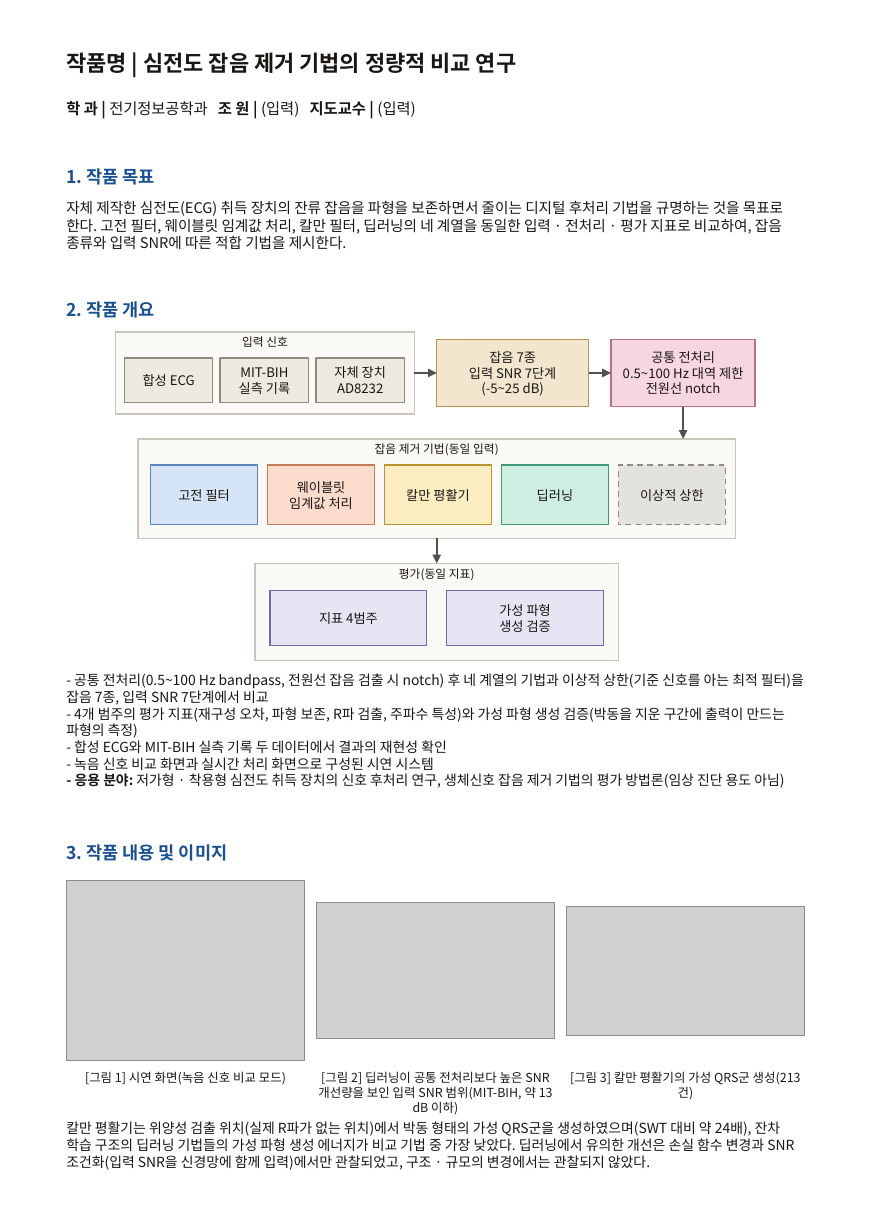
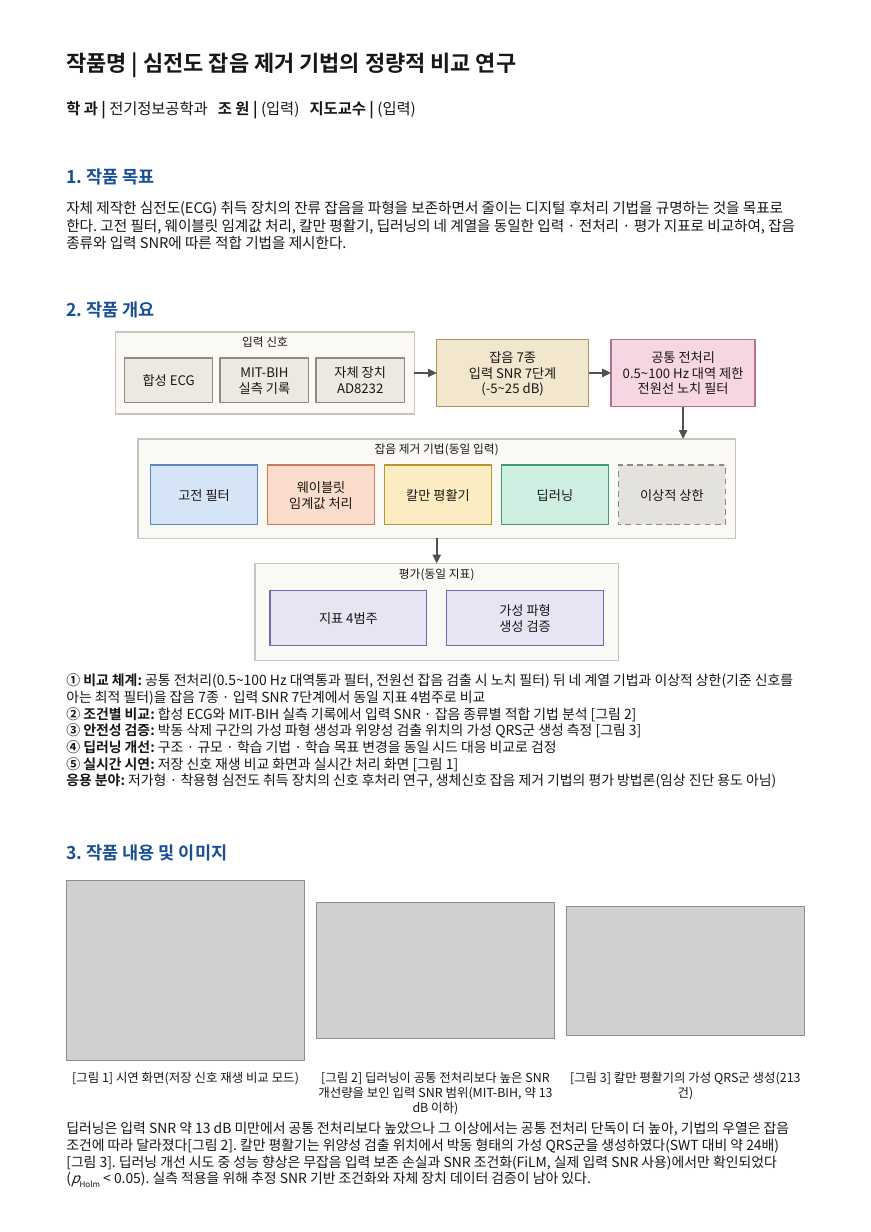
Before and after one commit to userpawbaw/ECG_denoising_method_comparision, a slide deck: slide 1 of results/panel/brochure.pptx. Drawn at 871x1232 pixels with LibreOffice and Linux fonts; fonts in the diff are those of the drawing; grey boxes stand for pictures. Boxes give left, top, right and bottom in pixels: in the first picture for what was removed or moved away, otherwise in the second. Text is boxed around its words. In the diff, an @@ line names an element or a change of style, - is before the commit and + after.

```diff
--- a/results/panel/brochure.pptx
+++ b/results/panel/brochure.pptx
@@ text at [66,200,795,249]: text changed @@
-자체 제작한 심전도(ECG) 취득 장치의 잔류 잡음을 파형을 보존하면서 줄이는 디지털 후처리 기법을 규명하는 것을 목표로 한다. 고전 필터, 웨이블릿 임계값 처리, 칼만 필터, 딥러닝의 네 계열을 동일한 입력 · 전처리 · 평가 지표로 비교하여, 잡음 종류와 입력 SNR에 따른 적합 기법을 제시한다.
+자체 제작한 심전도(ECG) 취득 장치의 잔류 잡음을 파형을 보존하면서 줄이는 디지털 후처리 기법을 규명하는 것을 목표로 한다. 고전 필터, 웨이블릿 임계값 처리, 칼만 평활기, 딥러닝의 네 계열을 동일한 입력 · 전처리 · 평가 지표로 비교하여, 잡음 종류와 입력 SNR에 따른 적합 기법을 제시한다.
@@ text in rectangle at [638,382,728,394]: text changed @@
-전원선 notch
+전원선 노치 필터
@@ text at [66,673,793,788]: text changed @@
-- 공통 전처리(0.5~100 Hz bandpass, 전원선 잡음 검출 시 notch) 후 네 계열의 기법과 이상적 상한(기준 신호를 아는 최적 필터)을 잡음 7종, 입력 SNR 7단계에서 비교
-- 4개 범주의 평가 지표(재구성 오차, 파형 보존, R파 검출, 주파수 특성)와 가성 파형 생성 검증(박동을 지운 구간에 출력이 만드는 파형의 측정)
-- 합성 ECG와 MIT-BIH 실측 기록 두 데이터에서 결과의 재현성 확인
-- 녹음 신호 비교 화면과 실시간 처리 화면으로 구성된 시연 시스템
-- 응용 분야: 저가형 · 착용형 심전도 취득 장치의 신호 후처리 연구, 생체신호 잡음 제거 기법의 평가 방법론(임상 진단 용도 아님)
+① 비교 체계: 공통 전처리(0.5~100 Hz 대역통과 필터, 전원선 잡음 검출 시 노치 필터) 뒤 네 계열 기법과 이상적 상한(기준 신호를 아는 최적 필터)을 잡음 7종 · 입력 SNR 7단계에서 동일 지표 4범주로 비교
+② 조건별 비교: 합성 ECG와 MIT-BIH 실측 기록에서 입력 SNR · 잡음 종류별 적합 기법 분석 [그림 2]
+③ 안전성 검증: 박동 삭제 구간의 가성 파형 생성과 위양성 검출 위치의 가성 QRS군 생성 측정 [그림 3]
+④ 딥러닝 개선: 구조 · 규모 · 학습 기법 · 학습 목표 변경을 동일 시드 대응 비교로 검정
+⑤ 실시간 시연: 저장 신호 재생 비교 화면과 실시간 처리 화면 [그림 1]
+응용 분야: 저가형 · 착용형 심전도 취득 장치의 신호 후처리 연구, 생체신호 잡음 제거 기법의 평가 방법론(임상 진단 용도 아님)
@@ text at [72,1071,299,1085]: text changed @@
-[그림 1] 시연 화면(녹음 신호 비교 모드)
+[그림 1] 시연 화면(저장 신호 재생 비교 모드)
@@ text at [66,1121,790,1186]: text changed @@
-칼만 평활기는 위양성 검출 위치(실제 R파가 없는 위치)에서 박동 형태의 가성 QRS군을 생성하였으며(SWT 대비 약 24배), 잔차 학습 구조의 딥러닝 기법들의 가성 파형 생성 에너지가 비교 기법 중 가장 낮았다. 딥러닝에서 유의한 개선은 손실 함수 변경과 SNR 조건화(입력 SNR을 신경망에 함께 입력)에서만 관찰되었고, 구조 · 규모의 변경에서는 관찰되지 않았다.
+딥러닝은 입력 SNR 약 13 dB 미만에서 공통 전처리보다 높았으나 그 이상에서는 공통 전처리 단독이 더 높아, 기법의 우열은 잡음 조건에 따라 달라졌다[그림 2]. 칼만 평활기는 위양성 검출 위치에서 박동 형태의 가성 QRS군을 생성하였다(SWT 대비 약 24배)[그림 3]. 딥러닝 개선 시도 중 성능 향상은 무잡음 입력 보존 손실과 SNR 조건화(FiLM, 실제 입력 SNR 사용)에서만 확인되었다(pHolm < 0.05). 실측 적용을 위해 추정 SNR 기반 조건화와 자체 장치 데이터 검증이 남아 있다.
```
Also in this commit, not shown: 34 other files.
